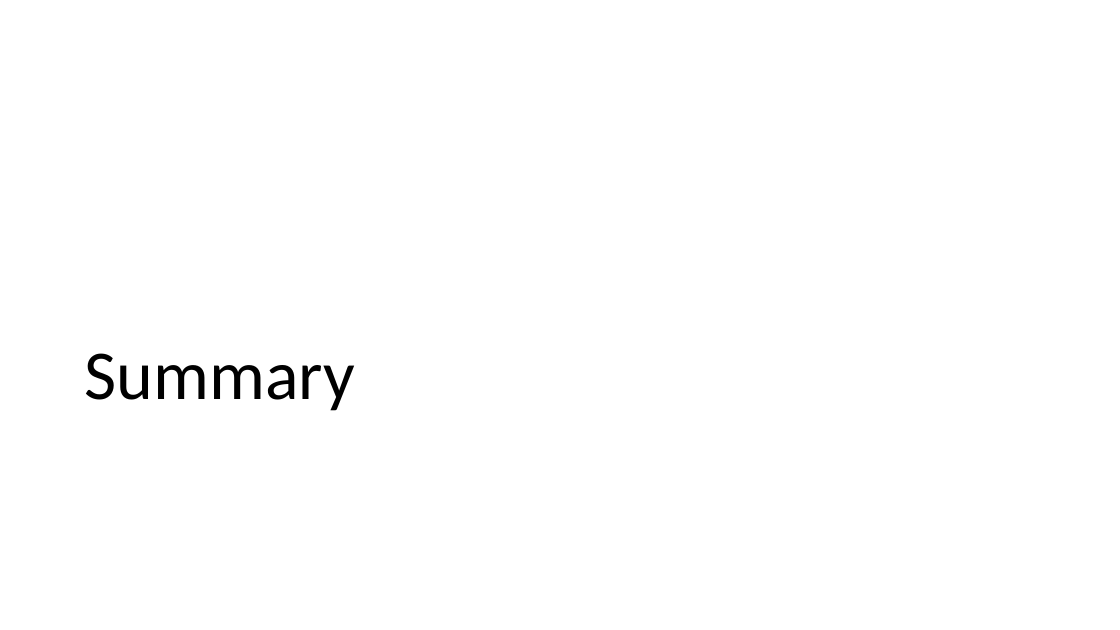
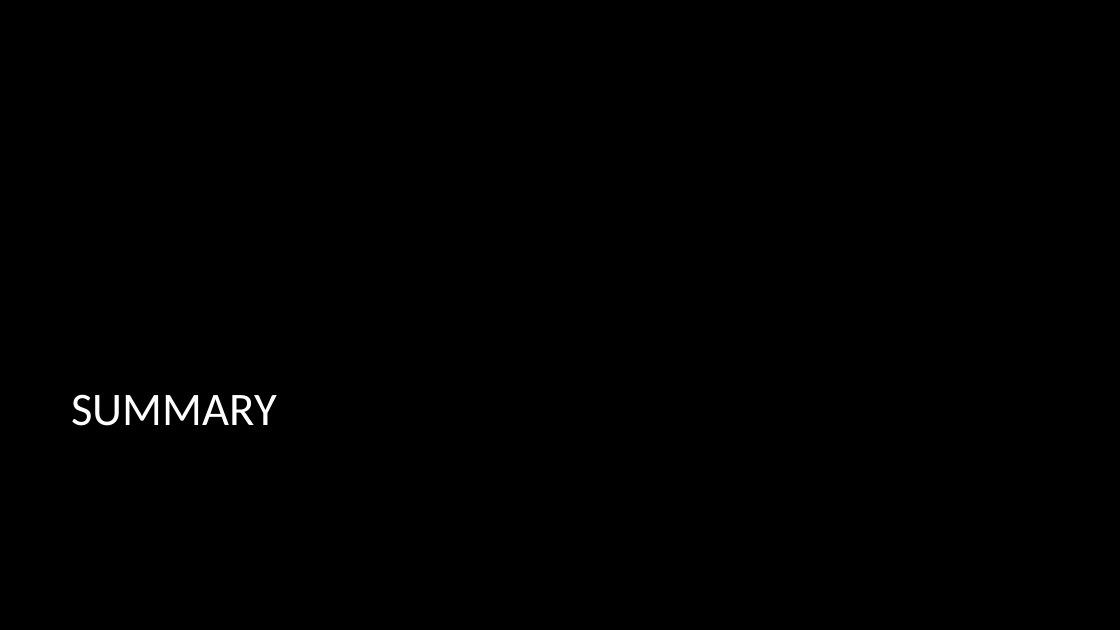
Before and after one commit to Koliber216/DontGetKicked-ML-Classification, a slide deck: slide 10 of prezka.pptx (slide 9 before the commit). Drawn at 1120x630 pixels with LibreOffice and Linux fonts; fonts in the diff are those of the drawing; background and template pictures are left out. Boxes give left, top, right and bottom in pixels: in the first picture for what was removed or moved away, otherwise in the second. Text is boxed around its words. In the diff, an @@ line names an element or a change of style, - is before the commit and + after.

```diff
--- a/prezka.pptx
+++ b/prezka.pptx
@@ background #FFFFFF to picture (left out) @@
@@ title at <box>71,394,276,426</box>: text changed; size 60 to 40 pt; text colour #000000 to #FFFFFF @@
-Summary
+SUMMARY
```
Also in this commit, not shown: 6 other slides changed, 3 slides added, 2 slides removed, 2 other files.
